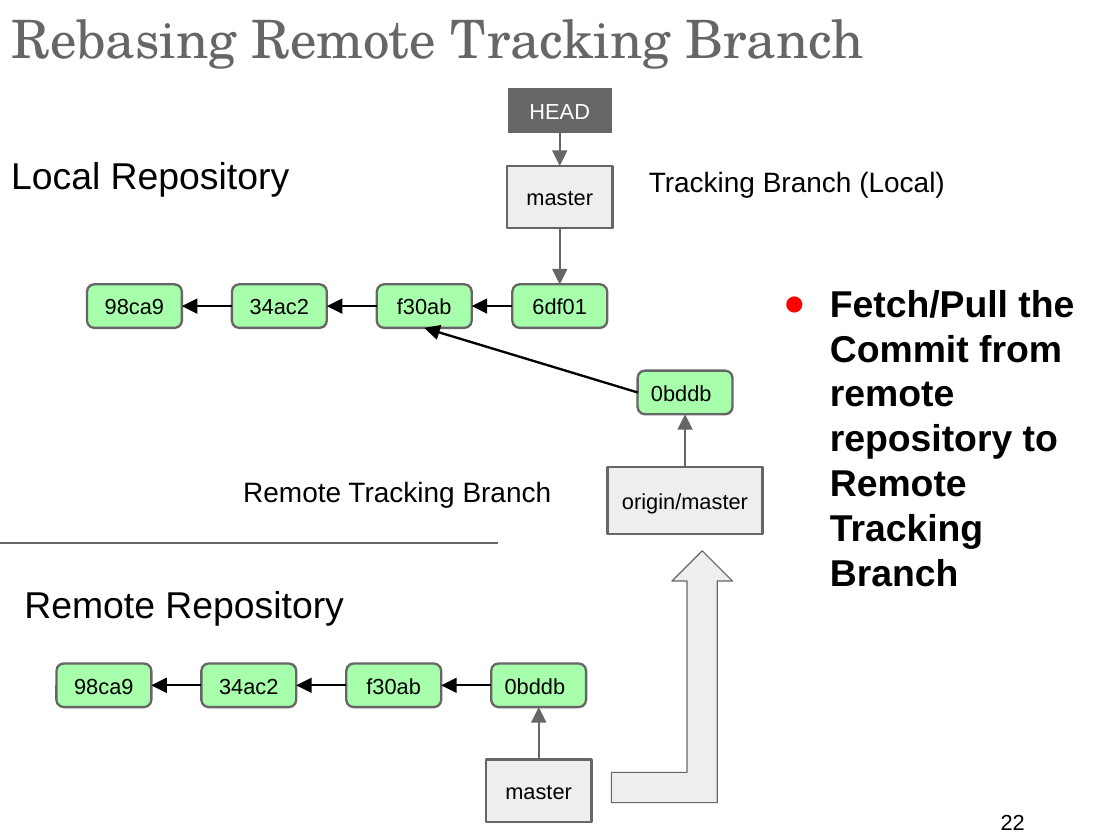
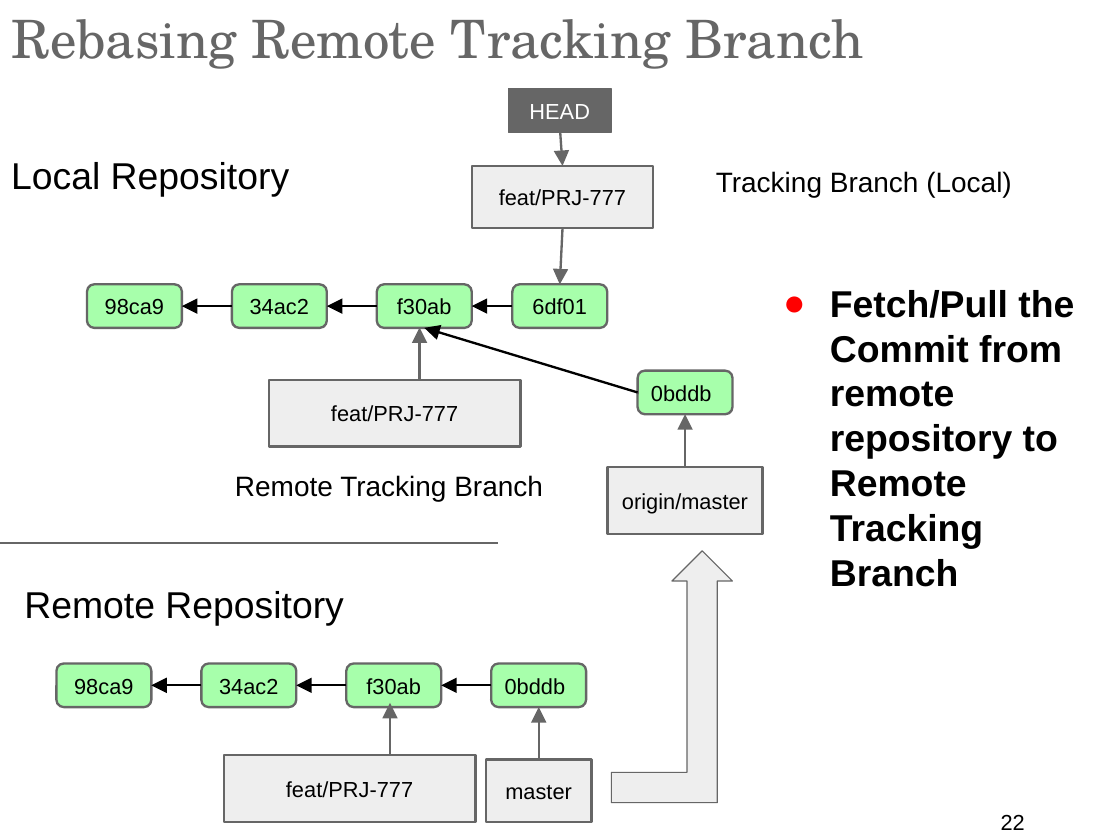
Before and after one commit to ilyaro/mysite, a slide deck: slide 22 of WorkStuff/Courses/Git/Git_General_Training_Lab/Git_General_Training_ap.ppt.pptx. Drawn at 1120x840 pixels with LibreOffice and Linux fonts; fonts in the diff are those of the drawing. Boxes give left, top, right and bottom in pixels: in the first picture for what was removed or moved away, otherwise in the second. Text is boxed around its words. In the diff, an @@ line names an element or a change of style, - is before the commit and + after.

Commit message:
Feature branch

```diff
--- a/WorkStuff/Courses/Git/Git_General_Training_Lab/Git_General_Training_ap.ppt.pptx
+++ b/WorkStuff/Courses/Git/Git_General_Training_Lab/Git_General_Training_ap.ppt.pptx
@@ rectangle "feat/PRJ-777": place and size @@
-rectangle "feat/PRJ-777" at (507,166,613,228)
+rectangle "feat/PRJ-777" at (472,166,653,228)
@@ text "Tracking Branch (Local)": place and size @@
-text "Tracking Branch (Local)" at (649,171,945,198)
+text "Tracking Branch (Local)" at (716,171,1012,198)
@@ text in rectangle at (499,189,626,206): text changed @@
-master
+feat/PRJ-777
@@ arrow added from (420, 380) to (420, 327), #666666 1.5 pt @@
@@ rectangle added at (269,380,521,447), fill #EEEEEE, outline #666666 1.5 pt, 14 pt, text #000000 @@
+feat/PRJ-777
@@ text "Remote Tracking Branch": place and size @@
-text "Remote Tracking Branch" at (243,481,552,507)
+text "Remote Tracking Branch" at (235,475,543,501)
@@ arrow added from (390, 755) to (390, 703), #666666 1.5 pt @@
@@ rectangle added at (224,755,476,822), fill #EEEEEE, outline #666666 1.5 pt, 14 pt, text #000000 @@
+feat/PRJ-777
```
Also in this commit, not shown: 7 other slides changed.
